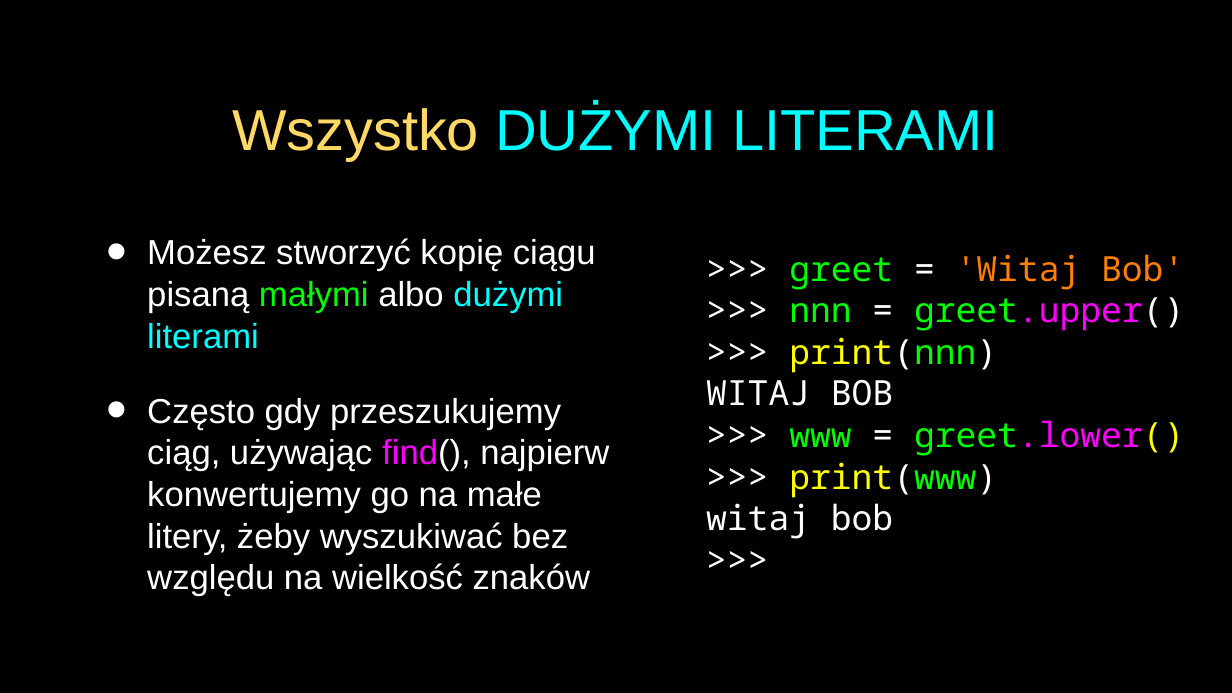
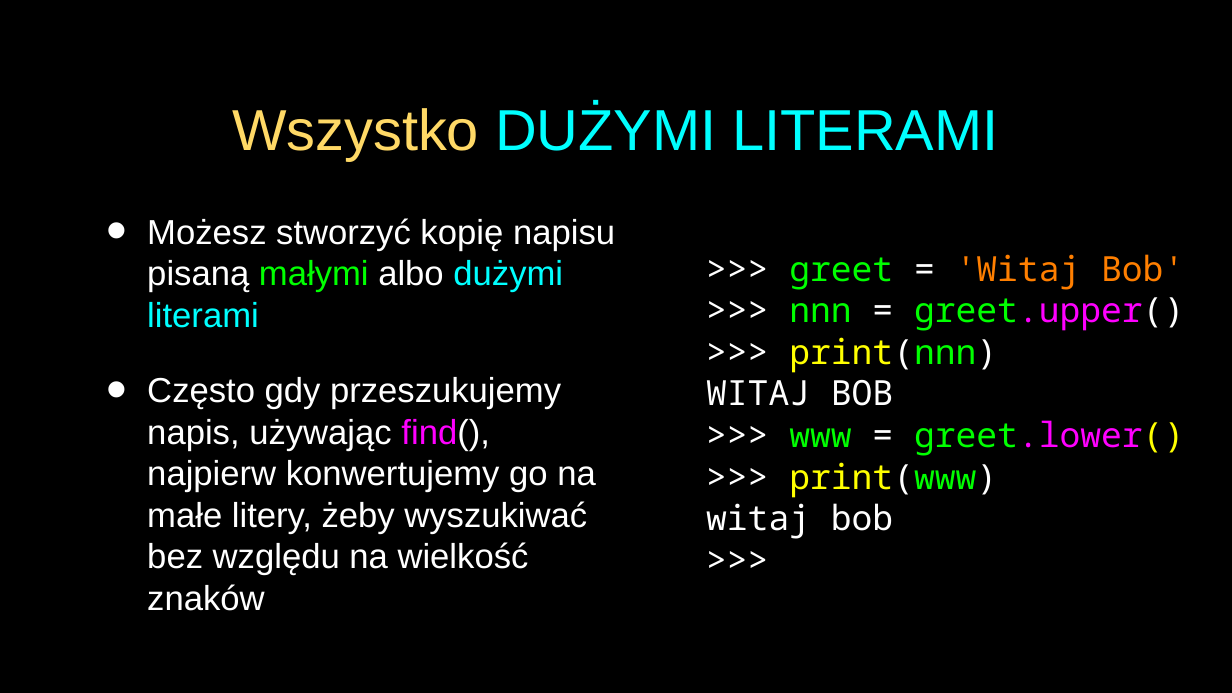
Before and after one commit to andre-wojtowicz/py4e-pl, a slide deck: slide 26 of lectures3/Pythonlearn-06-Strings-PL.pptx. Drawn at 1232x693 pixels with LibreOffice and Linux fonts; fonts in the diff are those of the drawing. Boxes give left, top, right and bottom in pixels: in the first picture for what was removed or moved away, otherwise in the second. Text is boxed around its words. In the diff, an @@ line names an element or a change of style, - is before the commit and + after.

```diff
--- a/lectures3/Pythonlearn-06-Strings-PL.pptx
+++ b/lectures3/Pythonlearn-06-Strings-PL.pptx
@@ text at <box>147,218,615,611</box>: text changed @@
-• Możesz stworzyć kopię ciągu pisaną małymi albo dużymi literami
-• Często gdy przeszukujemy ciąg, używając find(), najpierw konwertujemy go na małe litery, żeby wyszukiwać bez względu na wielkość znaków
+• Możesz stworzyć kopię napisu pisaną małymi albo dużymi literami
+• Często gdy przeszukujemy napis, używając find(), najpierw konwertujemy go na małe litery, żeby wyszukiwać bez względu na wielkość znaków
```
Also in this commit, not shown: 27 other slides changed, 14 other files.
